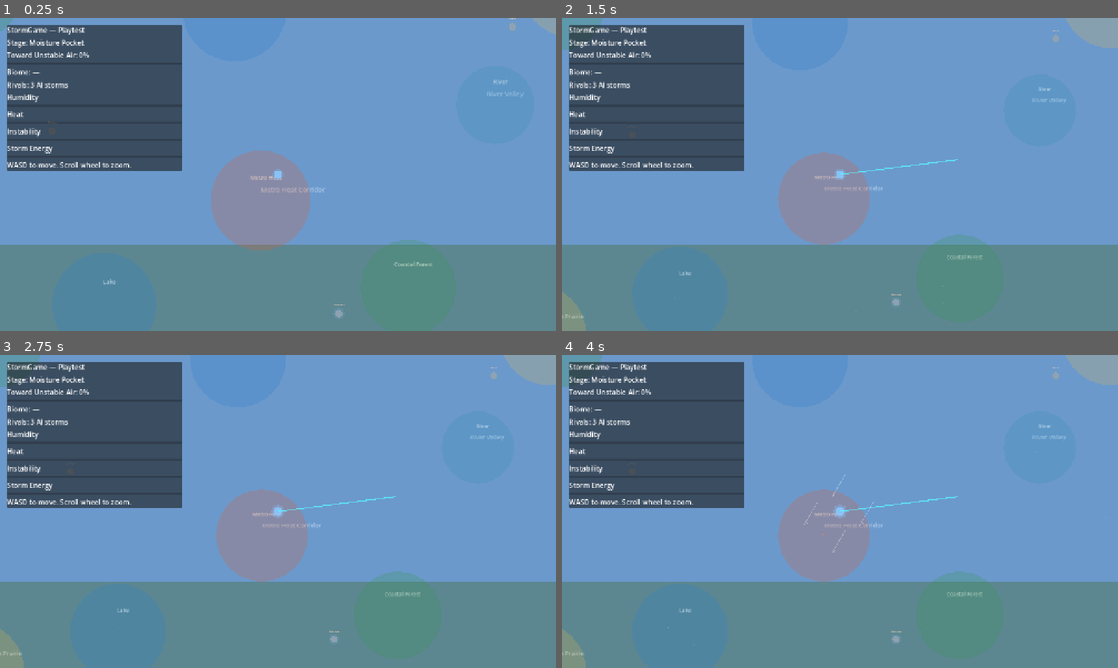
Above: before the commit, frames 1-4 (two rows, left to right).
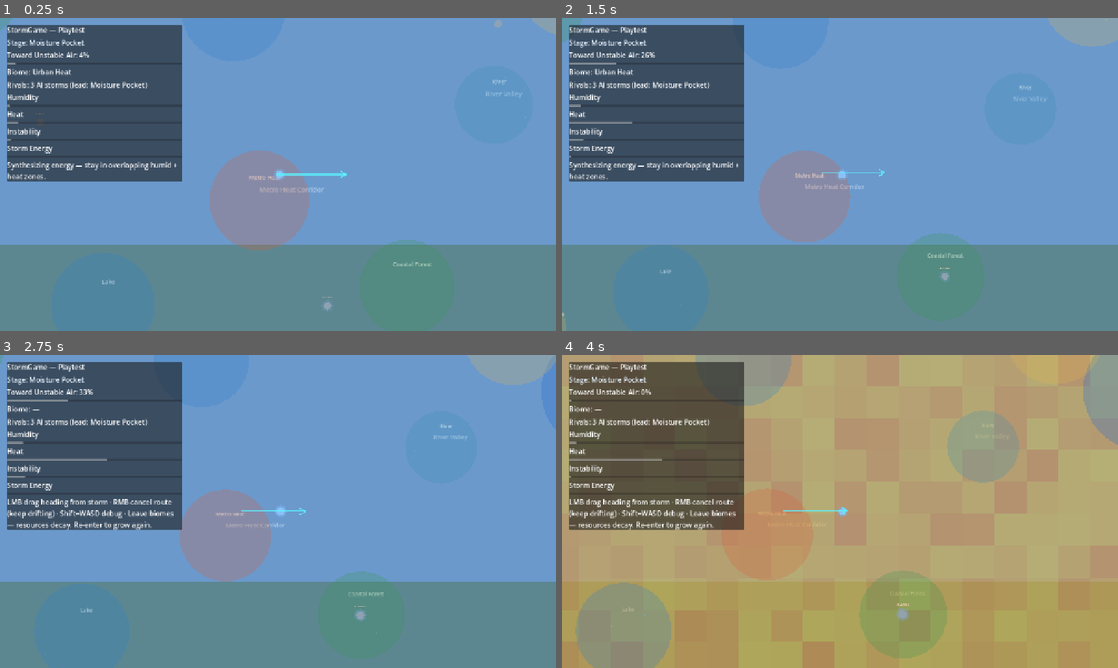
Above: after the commit, the same moments.

Repository: jbaker7015-beep/stormgame
Game: Godot game, scene res://Scenes/Gameplay/prototype_world.tscn
The game is run twice, just before and just after one commit, with the same random seed, the same clock (stepped at 60 frames per second) and the same inputs.
Inputs (mouse positions are in pixels of both pictures, inside the frame that each line leads up to):
- Up to frame 1 (0.25 s): no input
- Up to frame 2 (1.5 s): tap Enter (ui_accept) at 0.5, 0.77 s; move the mouse to (962, 158) at 0.52 s; hold D (move_right) 0.53-1.25 s; tap Mouse wheel up (camera_zoom_in) at 0.6 s; click (962, 158) at 0.67 s; drag from (728, 190) to (678, 293) at 1.27 s
- Up to frame 3 (2.75 s): move the mouse to (333, 442) at 2.02 s; hold D (move_right) from 2.03 s (still down); hold Shift from 2.03 s (still down); click (333, 442) at 2.17 s
- Up to frame 4 (4 s): release D (move_right) at 2.75 s; release Shift at 2.75 s; drag from (812, 574) to (801, 358) at 2.77 s; move the mouse to (1006, 558) at 3.52 s; hold A (move_left) from 3.53 s (still down); tap 2 at 3.6 s; click (1006, 558) at 3.67 s; tap Enter (ui_accept) at 3.77 s

The runs differ from the first frame. In frame 1, 2.3% of the frame differs, in the area x 0-100%, y 0-96%; in frame 2, 5.5%; in frame 3, 9.0%; in frame 4, 99%, in the area x 0-100%, y 0-100%.
Error before the commit: Parse Error: Unexpected identifier "awddstatic" in class body. (res://Systems/Config/climate_zone_config.gd:11)

Commit message:
S2 - Movement

Diff:
--- a/Scripts/Player/moisture_pocket_controller.gd
+++ b/Scripts/Player/moisture_pocket_controller.gd
@@ -1,7 +1,7 @@
 class_name MoisturePocketController
 extends CharacterBody2D
 
-## S2: click-drag path planning + slow motion blended with atmospheric steering.
+## S2: straight-line heading drag from storm center + coast on last heading when route ends.
 
 const StormTrajectoryClass = preload("res://Scripts/Storm/storm_trajectory.gd")
 
@@ -9,17 +9,18 @@
 @onready var _weather: StormWeatherEffects = $StormWeather
 
 var _trajectory: StormTrajectory = StormTrajectoryClass.new()
-var _draft_points: PackedVector2Array = PackedVector2Array()
 var _is_drawing: bool = false
+var _drag_end_world: Vector2 = Vector2.ZERO
 var _replan_cooldown: float = 0.0
+var _last_heading: Vector2 = Vector2.RIGHT
 var _steering_indicator: Vector2 = Vector2.ZERO
 
 
 func _ready() -> void:
 	add_to_group("player_storm")
 	GameManager.register_player(self)
-	# Start with a short path hint ahead so the storm drifts immediately.
-	_commit_path_from_points(PackedVector2Array([global_position, global_position + Vector2(120, 0)]))
+	_last_heading = Vector2.RIGHT
+	_commit_heading(global_position + _last_heading * 160.0)
 
 
 func _physics_process(delta: float) -> void:
@@ -43,109 +44,107 @@
 
 	if event is InputEventMouseButton:
 		var mb: InputEventMouseButton = event
-		if mb.button_index != MOUSE_BUTTON_LEFT:
+		if mb.button_index == MOUSE_BUTTON_RIGHT and mb.pressed:
+			_cancel_pathing()
+			get_viewport().set_input_as_handled()
 			return
-		if mb.pressed:
-			if _replan_cooldown <= 0.0:
-				_begin_draw(mb.position)
-		elif _is_drawing:
-			_end_draw(mb.position)
+		if mb.button_index == MOUSE_BUTTON_LEFT:
+			if mb.pressed:
+				if _replan_cooldown <= 0.0:
+					_begin_draw()
+			elif _is_drawing:
+				_end_draw()
 	elif event is InputEventMouseMotion and _is_drawing:
-		_extend_draw(event.position)
+		_update_drag_end(event.position)
+
+
+func _cancel_pathing() -> void:
+	_is_drawing = false
+	_trajectory.clear()
+	# Keep _last_heading — storm continues drifting that way.
 
 
 func get_path_draw_state() -> Dictionary:
+	var draft: PackedVector2Array = PackedVector2Array()
+	if _is_drawing:
+		draft = PackedVector2Array([global_position, _drag_end_world])
 	return {
-		"draft": _draft_points,
+		"draft": draft,
 		"active": _trajectory.waypoints,
 		"target": _trajectory.get_target() if _trajectory.has_active_target() else global_position,
 		"has_target": _trajectory.has_active_target(),
 	}
 
 
-func _begin_draw(screen_pos: Vector2) -> void:
+func _begin_draw() -> void:
 	_is_drawing = true
-	_draft_points = PackedVector2Array()
-	_draft_points.append(global_position)
-	_append_draft_point(_screen_to_world(screen_pos))
-
-
-func _extend_draw(screen_pos: Vector2) -> void:
+	_drag_end_world = global_position
+
+
+func _update_drag_end(screen_pos: Vector2) -> void:
 	if not _is_drawing:
 		return
-	_append_draft_point(_screen_to_world(screen_pos))
-
-
-func _end_draw(screen_pos: Vector2) -> void:
+	var world: Vector2 = _clamp_point_to_play_rect(_screen_to_world(screen_pos))
+	var offset: Vector2 = world - global_position
+	var dist: float = offset.length()
+	if dist < 0.001:
+		_drag_end_world = global_position
+		return
+	dist = clampf(dist, 0.0, PrototypeBalance.TRAJECTORY_MAX_DRAG_PX)
+	_drag_end_world = global_position + offset.normalized() * dist
+
+
+func _end_draw() -> void:
 	if not _is_drawing:
 		return
 	_is_drawing = false
-	_append_draft_point(_screen_to_world(screen_pos))
-	_commit_path_from_points(_draft_points)
-	_draft_points = PackedVector2Array()
-
-
-func _append_draft_point(world_pos: Vector2) -> void:
-	world_pos = _clamp_point_to_play_rect(world_pos)
-	if _draft_points.is_empty():
-		_draft_points.append(world_pos)
-		return
-	var last: Vector2 = _draft_points[_draft_points.size() - 1]
-	if last.distance_to(world_pos) >= PrototypeBalance.TRAJECTORY_MIN_SEGMENT_PX:
-		_draft_points.append(world_pos)
-
-
-func _commit_path_from_points(points: PackedVector2Array) -> void:
-	if points.size() < 2:
-		return
-	var cleaned := _simplify_path(points)
-	if cleaned.size() < 2:
-		return
-	_trajectory.set_path(cleaned)
+	var offset: Vector2 = _drag_end_world - global_position
+	if offset.length() >= PrototypeBalance.TRAJECTORY_MIN_DRAG_PX:
+		_commit_heading(_drag_end_world)
 	_replan_cooldown = PrototypeBalance.TRAJECTORY_REPLAN_COOLDOWN
 
 
-func _simplify_path(points: PackedVector2Array) -> PackedVector2Array:
-	var out := PackedVector2Array()
-	var max_pts: int = PrototypeBalance.TRAJECTORY_MAX_WAYPOINTS
-	var step: int = maxi(1, int(ceil(float(points.size() - 1) / float(max_pts - 1))))
-	for i in range(points.size()):
-		if i == 0 or i == points.size() - 1 or i % step == 0:
-			if out.is_empty() or out[out.size() - 1].distance_to(points[i]) > 8.0:
-				out.append(points[i])
-	if out.size() < 2:
-		out = points
-	return out
+func _commit_heading(world_target: Vector2) -> void:
+	world_target = _clamp_point_to_play_rect(world_target)
+	var offset: Vector2 = world_target - global_position
+	if offset.length_squared() < 0.001:
+		return
+	_last_heading = offset.normalized()
+	_trajectory.set_path(PackedVector2Array([global_position, world_target]))
 
 
 func _apply_trajectory_movement(delta: float) -> void:
-	if not _trajectory.has_active_target():
-		velocity = velocity.move_toward(Vector2.ZERO, PrototypeBalance.TRAJECTORY_FRICTION * delta)
-		return
-
-	_trajectory.advance_through(global_position, PrototypeBalance.TRAJECTORY_ARRIVAL_RADIUS)
-	if not _trajectory.has_active_target():
-		velocity = velocity.move_toward(Vector2.ZERO, PrototypeBalance.TRAJECTORY_FRICTION * delta)
-		return
-
-	var target: Vector2 = _trajectory.get_target()
-	var to_target: Vector2 = target - global_position
-	if to_target.length_squared() < 1.0:
-		return
-
-	var planned_dir: Vector2 = to_target.normalized()
-	var planned_speed: float = PrototypeBalance.TRAJECTORY_CRUISE_SPEED
-	var planned_vel: Vector2 = planned_dir * planned_speed
-
+	var desired: Vector2
+
+	if _trajectory.has_active_target():
+		_trajectory.advance_through(global_position, PrototypeBalance.TRAJECTORY_ARRIVAL_RADIUS)
+		if _trajectory.has_active_target():
+			var target: Vector2 = _trajectory.get_target()
+			var to_target: Vector2 = target - global_position
+			if to_target.length_squared() > 1.0:
+				_last_heading = to_target.normalized()
+				desired = _blend_with_environment(_last_heading * PrototypeBalance.TRAJECTORY_CRUISE_SPEED)
+			else:
+				desired = _blend_with_environment(_last_heading * PrototypeBalance.TRAJECTORY_CRUISE_SPEED)
+		else:
+			# Reached waypoint — keep going in last heading (no full stop).
+			desired = _blend_with_environment(_last_heading * PrototypeBalance.TRAJECTORY_CRUISE_SPEED)
+	else:
+		# No active route — coast on last heading.
+		desired = _blend_with_environment(_last_heading * PrototypeBalance.TRAJECTORY_CRUISE_SPEED)
+
+	if desired.length_squared() > 0.001 and desired.length() > PrototypeBalance.TRAJECTORY_MAX_SPEED:
+		desired = desired.normalized() * PrototypeBalance.TRAJECTORY_MAX_SPEED
+
+	velocity = velocity.move_toward(desired, PrototypeBalance.TRAJECTORY_ACCELERATION * delta)
+
+
+func _blend_with_environment(planned_vel: Vector2) -> Vector2:
+	if planned_vel.length_squared() > 0.01:
+		_last_heading = planned_vel.normalized()
 	var env_vel: Vector2 = _get_environmental_velocity()
 	_steering_indicator = env_vel
-	var blend: float = PrototypeBalance.TRAJECTORY_ENV_BLEND
-	var desired: Vector2 = planned_vel.lerp(env_vel, blend)
-
-	if desired.length() > PrototypeBalance.TRAJECTORY_MAX_SPEED:
-		desired = desired.normalized() * PrototypeBalance.TRAJECTORY_MAX_SPEED
-
-	velocity = velocity.move_toward(desired, PrototypeBalance.TRAJECTORY_ACCELERATION * delta)
+	return planned_vel.lerp(env_vel, PrototypeBalance.TRAJECTORY_ENV_BLEND)
 
 
 func _get_environmental_velocity() -> Vector2:
@@ -154,8 +153,7 @@
 		var sample: Dictionary = AtmosphereGrid.sample_at_world(global_position)
 		env = sample.get("steering_wind", Vector2.ZERO)
 	if _weather != null:
-		var wx: Vector2 = _weather.get_wind_vector()
-		env += wx * 0.35
+		env += _weather.get_wind_vector() * 0.35
 	return env
 
 
@@ -166,8 +164,12 @@
 			input_vector.normalized() * PrototypeBalance.MOVE_SPEED,
 			PrototypeBalance.MOVE_ACCELERATION * delta
 		)
+		_last_heading = input_vector.normalized()
 	else:
-		velocity = velocity.move_toward(Vector2.ZERO, PrototypeBalance.MOVE_FRICTION * delta)
+		velocity = velocity.move_toward(
+			_last_heading * PrototypeBalance.TRAJECTORY_CRUISE_SPEED,
+			PrototypeBalance.TRAJECTORY_ACCELERATION * delta
+		)
 	var wind: Vector2 = _get_wind_vector()
 	if wind.length_squared() > 0.01:
 		velocity = velocity.move_toward(wind, PrototypeBalance.WIND_PUSH_ACCEL * delta)
@@ -200,8 +202,7 @@
 
 
 func _screen_to_world(screen_pos: Vector2) -> Vector2:
-	var canvas_xform: Transform2D = get_canvas_transform()
-	return canvas_xform.affine_inverse() * screen_pos
+	return get_canvas_transform().affine_inverse() * screen_pos
 
 
 func _clamp_to_play_bounds() -> void:
--- a/Scripts/Storm/storm_path_visual.gd
+++ b/Scripts/Storm/storm_path_visual.gd
@@ -22,16 +22,20 @@
 	var has_target: bool = state.get("has_target", false)
 
 	if draft.size() >= 2:
-		_draw_polyline(draft, _DRAFT_COLOR, 2.0, true)
+		_draw_line(draft[0], draft[1], _DRAFT_COLOR, 2.0)
 	if active.size() >= 2:
-		_draw_polyline(active, _ACTIVE_COLOR, 3.0, false)
+		_draw_line(active[0], active[1], _ACTIVE_COLOR, 3.0)
 	if has_target:
 		draw_circle(target, 10.0, _TARGET_COLOR)
 		draw_arc(target, 14.0, 0.0, TAU, 24, _TARGET_COLOR, 1.5)
 
 
-func _draw_polyline(points: PackedVector2Array, color: Color, width: float, dashed: bool) -> void:
-	for i in range(points.size() - 1):
-		if dashed and i % 2 == 1:
-			continue
-		draw_line(to_local(points[i]), to_local(points[i + 1]), color, width)
+func _draw_line(from_global: Vector2, to_global: Vector2, color: Color, width: float) -> void:
+	draw_line(to_local(from_global), to_local(to_global), color, width)
+	# Heading tick at end of drag.
+	var dir: Vector2 = (to_global - from_global).normalized()
+	if dir.length_squared() > 0.01:
+		var tip: Vector2 = to_local(to_global)
+		var wing: Vector2 = Vector2(-dir.y, dir.x) * 8.0
+		draw_line(tip, tip - dir * 14.0 + wing, color, width)
+		draw_line(tip, tip - dir * 14.0 - wing, color, width)
--- a/Scripts/UI/prototype_hud.gd
+++ b/Scripts/UI/prototype_hud.gd
@@ -143,4 +143,4 @@
 func _movement_hint_prefix() -> String:
 	if PrototypeBalance.LEGACY_WASD_MOVEMENT:
 		return ""
-	return "Click-drag to plan path · Hold Shift = debug WASD · "
+	return "LMB drag heading from storm · RMB cancel route (keep drifting) · Shift=WASD debug · "
--- a/Systems/Config/climate_zone_config.gd
+++ b/Systems/Config/climate_zone_config.gd
@@ -8,7 +8,7 @@
 const ZONE_COUNT: int = 12
 
 static var _zones: Array = []
-awddstatic var _base: Array = []
+static var _base: Array = []
 static var _initialized: bool = false
 
 
--- a/Systems/Config/prototype_balance.gd
+++ b/Systems/Config/prototype_balance.gd
@@ -10,8 +10,8 @@
 const TRAJECTORY_FRICTION: float = 380.0
 const TRAJECTORY_ENV_BLEND: float = 0.38
 const TRAJECTORY_ARRIVAL_RADIUS: float = 36.0
-const TRAJECTORY_MIN_SEGMENT_PX: float = 48.0
-const TRAJECTORY_MAX_WAYPOINTS: int = 12
+const TRAJECTORY_MIN_DRAG_PX: float = 36.0
+const TRAJECTORY_MAX_DRAG_PX: float = 900.0
 const TRAJECTORY_REPLAN_COOLDOWN: float = 2.5
 
 # Legacy arcade movement (hold Shift if LEGACY_WASD_MOVEMENT false)
